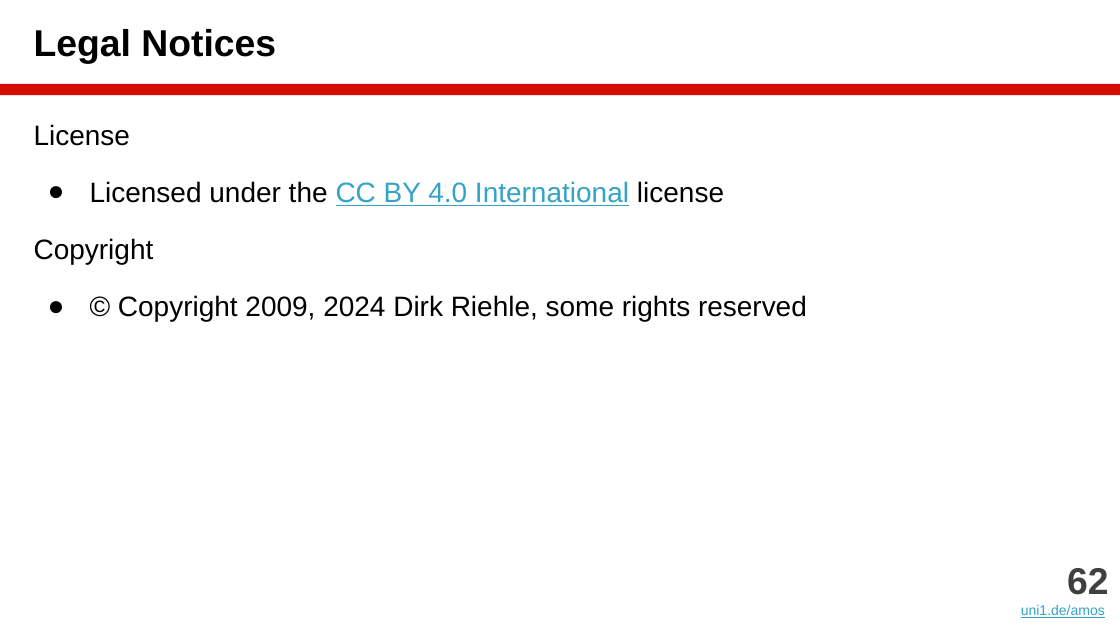
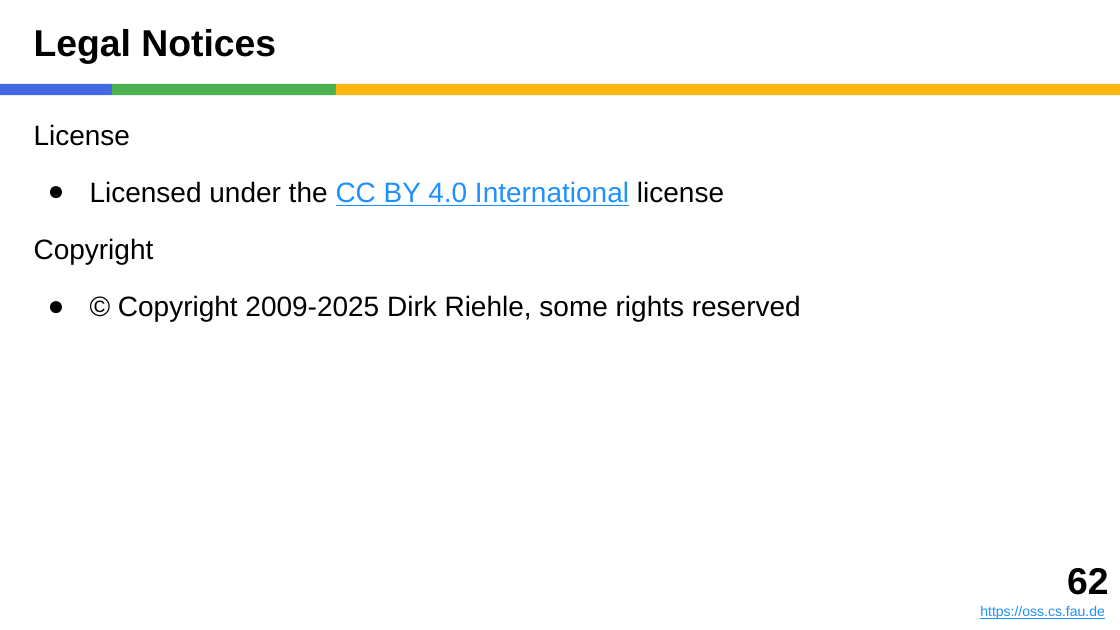
Before and after one commit to dirkriehle/amos-course, a slide deck: slide 62 of Lecture slides/AMOS B04 - Agile Planning.pptx. Drawn at 1120x630 pixels with LibreOffice and Linux fonts; fonts in the diff are those of the drawing. Boxes give left, top, right and bottom in pixels: in the first picture for what was removed or moved away, otherwise in the second. Text is boxed around its words. In the diff, an @@ line names an element or a change of style, - is before the commit and + after.

```diff
--- a/Lecture slides/AMOS B04 - Agile Planning.pptx
+++ b/Lecture slides/AMOS B04 - Agile Planning.pptx
@@ rectangle added at (x1=0, y1=84, x2=112, y2=95), fill #4169E1 @@
@@ rectangle added at (x1=112, y1=84, x2=336, y2=95), fill #4CAF50 @@
@@ rectangle resized from (x1=0, y1=84, x2=1120, y2=95) to (x1=336, y1=84, x2=1120, y2=95) @@
@@ rectangle at (x1=336, y1=84, x2=1120, y2=95): fill #D50D01 to #FEB612 @@
@@ text at (x1=90, y1=181, x2=724, y2=206): text colour #34A3C5 to #1E90FF in "CC BY 4.0 International" @@
@@ text at (x1=118, y1=295, x2=801, y2=322): text changed @@
-● © Copyright 2009, 2024 Dirk Riehle, some rights reserved
+● © Copyright 2009-2025 Dirk Riehle, some rights reserved
@@ text moved from (x1=1021, y1=568, x2=1108, y2=618) to (x1=980, y1=568, x2=1108, y2=619) @@
@@ text at (x1=1067, y1=568, x2=1108, y2=595): text colour #404040 to #000000 in "62" @@
@@ text at (x1=980, y1=606, x2=1105, y2=619): text changed; text colour #34A3C5 to #1E90FF @@
-uni1.de/amos
+https://oss.cs.fau.de
```
Also in this commit, not shown: 61 other slides changed, 13 other files.
